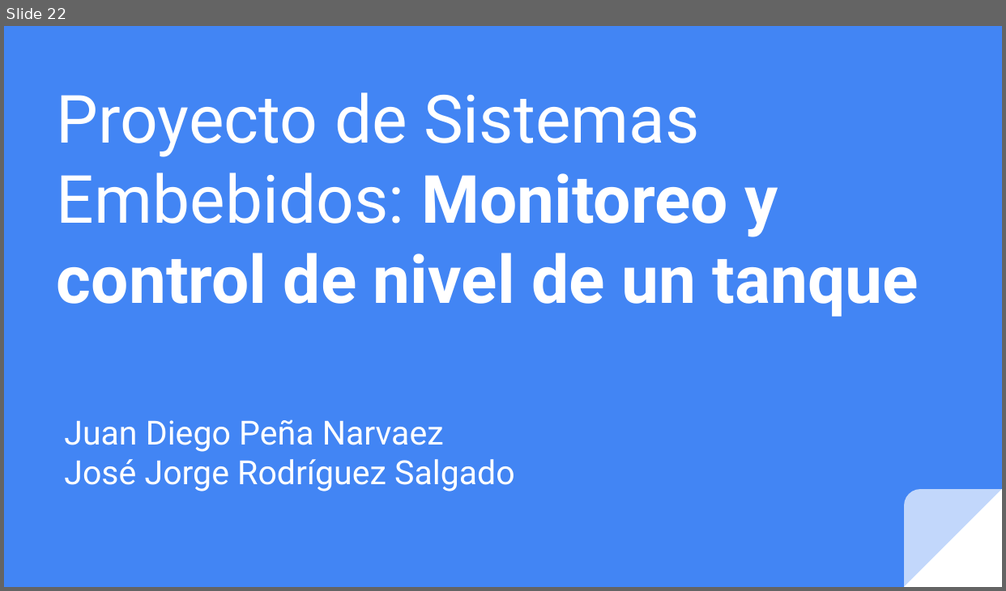
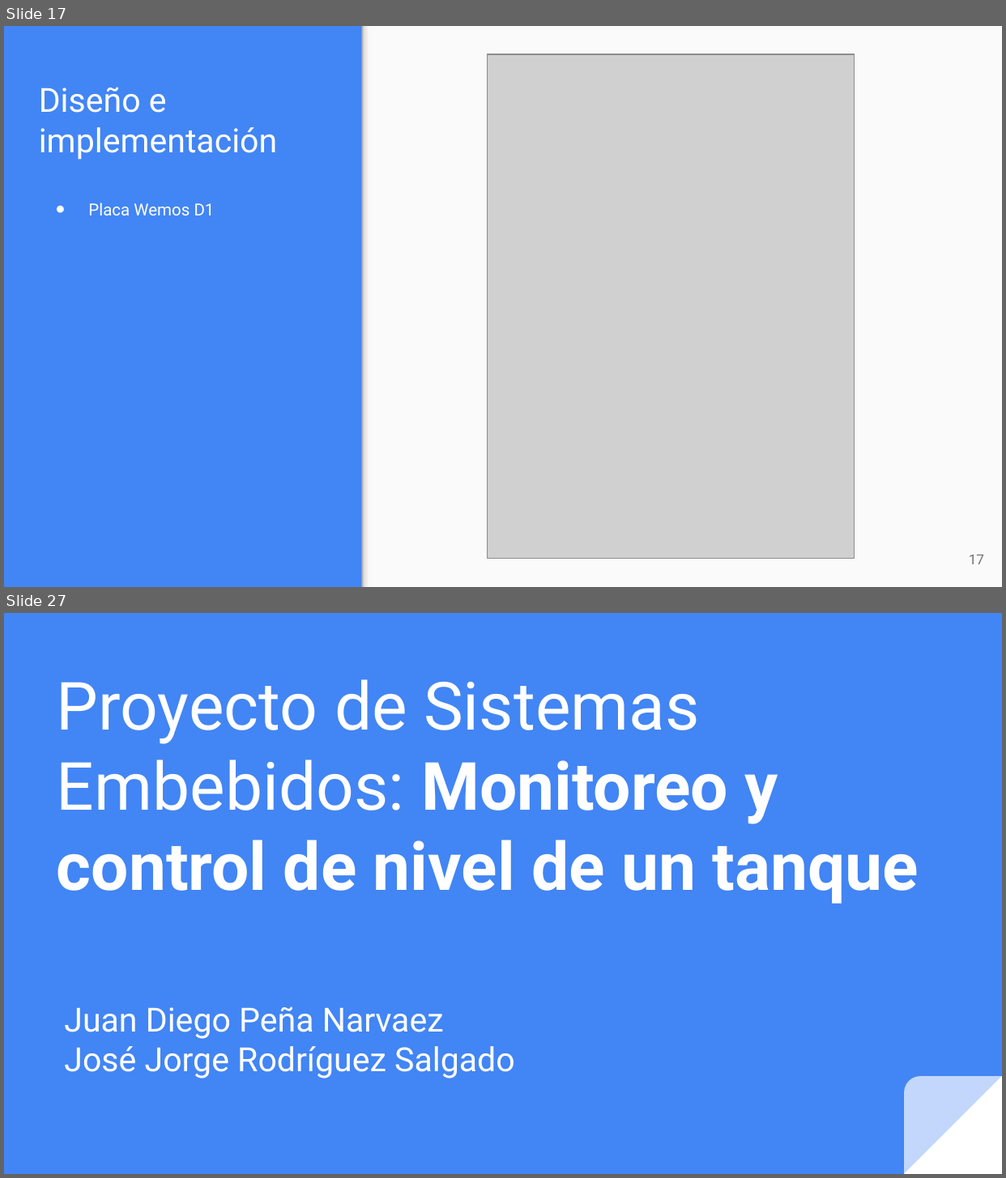
Before and after one commit to juandpenan/SistemasEmbebidos, a slide deck: Presentacion.pptx. Shown one above the other, each under a label of ours: slide 22 before the commit, slides 17 and 27 after it; the slides between them are not shown. The pictures are 1006x591 and 1006x1178 pixels, drawn with LibreOffice and Linux fonts; fonts in the diff are those of the drawing; grey boxes stand for pictures. Boxes give left, top, right and bottom in pixels: in the first picture for what was removed or moved away, otherwise in the second. Text is boxed around its words. In the diff, an @@ line names an element or a change of style, - is before the commit and + after.

```diff
--- a/Presentacion.pptx
+++ b/Presentacion.pptx
@@ slide 17 added at <box>4,26,1002,587</box>, background #4285F4 @@
@@ rectangle added at <box>361,26,1002,587</box>, fill #FAFAFA @@
@@ rectangle added at <box>361,26,373,587</box>, fill gradient #F9F9F9 to #DEDEDE to #999999 @@
@@ picture added at <box>487,54,854,559</box> @@
@@ title added at <box>39,87,278,160</box>, 24 pt, text #FFFFFF @@
+Diseño e implementación
@@ text added at <box>88,203,215,216</box>, 12 pt, text #FFFFFF @@
+● Placa Wemos D1
@@ page number added at <box>969,555,984,565</box>, 10 pt, text #737373 @@
+17
@@ what was slide 22 is now slide 27 @@
```
Also in this commit, not shown: 19 slides changed, 5 other slides added, 1 slide removed, 2 other files.
